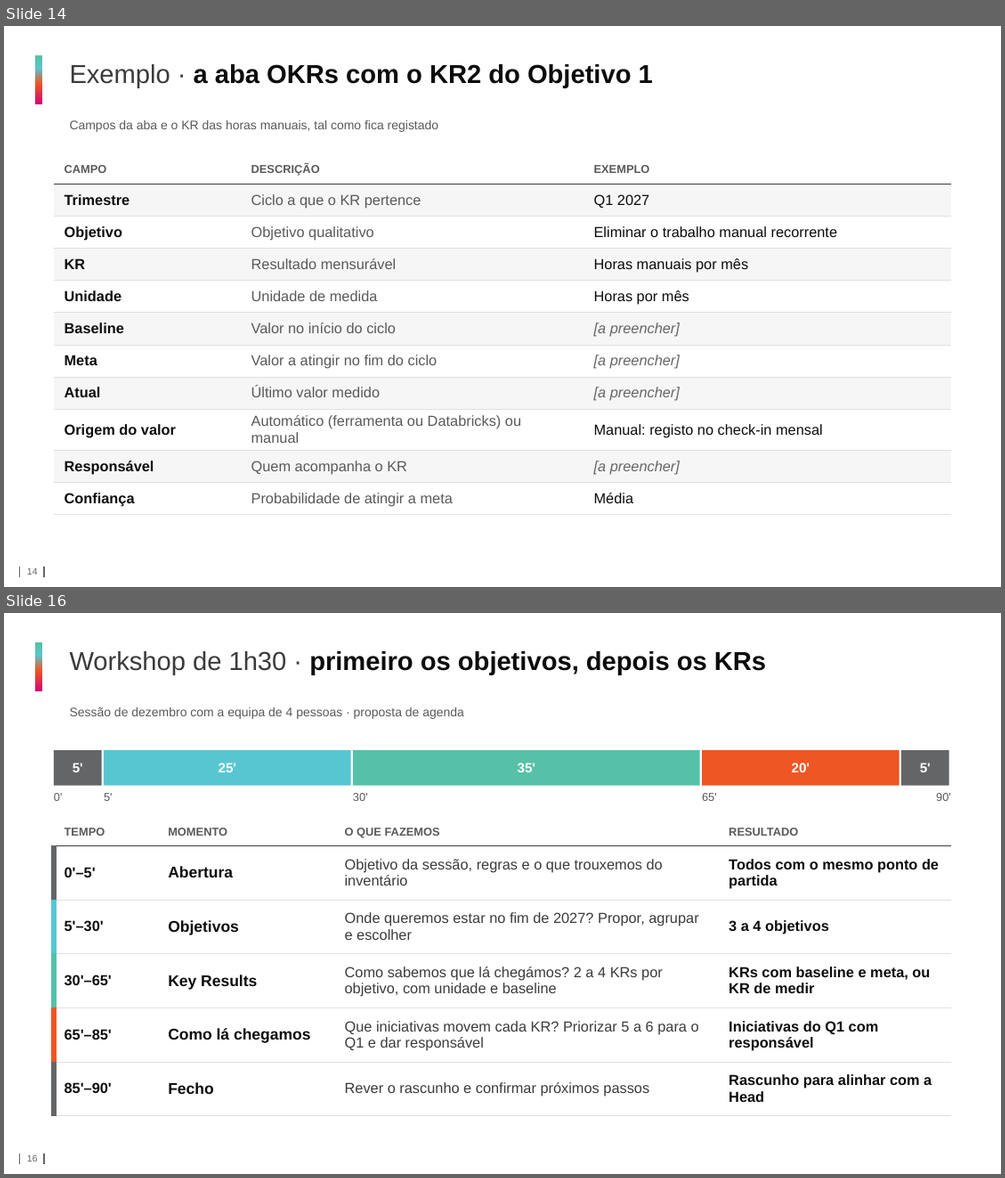
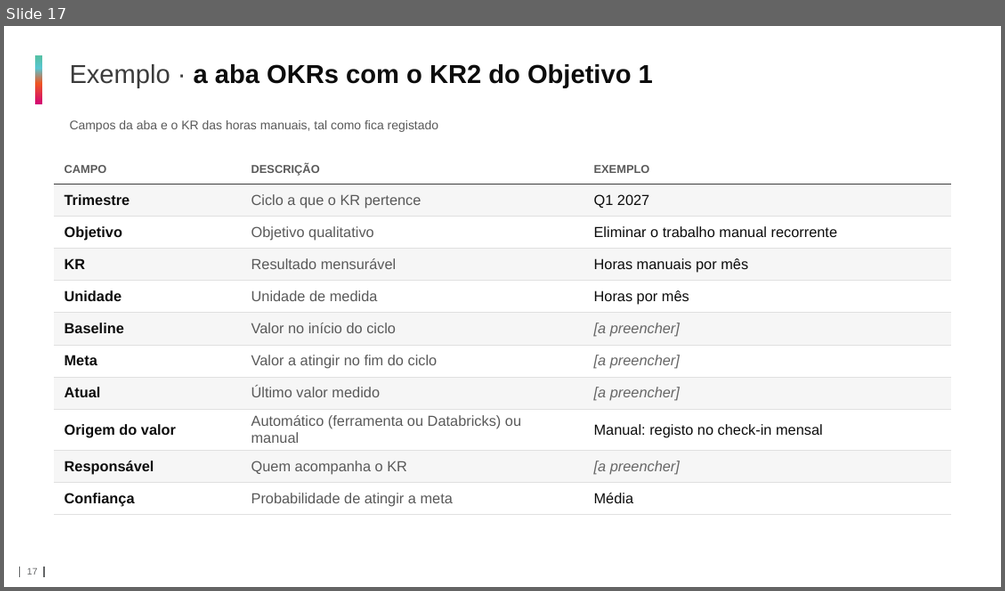
Before and after one commit to nunobatista71193/Databricks, a slide deck: Team OKR's.pptx. Shown one above the other, each under a label of ours: slides 14 and 16 before the commit, slide 17 after it; the slides between them are not shown. The pictures are 1005x1178 and 1005x591 pixels, drawn with LibreOffice and Linux fonts; fonts in the diff are those of the drawing; background and template pictures are left out. Boxes give left, top, right and bottom in pixels: in the first picture for what was removed or moved away, otherwise in the second. Text is boxed around its words. In the diff, an @@ line names an element or a change of style, - is before the commit and + after.

```diff
--- a/Team OKR's.pptx
+++ b/Team OKR's.pptx
@@ slide 16 removed at (4,613,1001,1174), background #FFFFFF; not listed: 4 template elements that a slide beside it also shows @@
@@ text removed at (70,651,766,675) @@
-Workshop de 1h30 · primeiro os objetivos, depois os KRs
@@ text removed at (70,707,464,719) @@
-Sessão de dezembro com a equipa de 4 pessoas · proposta de agenda
@@ rectangle removed at (54,750,102,785) @@
-5'
@@ rectangle removed at (104,750,351,785) @@
-25'
@@ rectangle removed at (353,750,700,785) @@
-35'
@@ rectangle removed at (702,750,899,785) @@
-20'
@@ rectangle removed at (901,750,949,785) @@
-5'
@@ text removed at (54,793,63,801) @@
-0'
@@ text removed at (104,793,113,801) @@
-5'
@@ text removed at (353,793,368,801) @@
-30'
@@ text removed at (702,793,717,801) @@
-65'
@@ text removed at (936,793,951,801) @@
-90'
@@ table removed at (54,819,952,1116), 6 rows, 4 columns @@
-TEMPO | MOMENTO | O QUE FAZEMOS | RESULTADO
-0'–5' | Abertura | Objetivo da sessão, regras e o que trouxemos do inventário | Todos com o mesmo ponto de partida
-5'–30' | Objetivos | Onde queremos estar no fim de 2027? Propor, agrupar e escolher | 3 a 4 objetivos
-30'–65' | Key Results | Como sabemos que lá chegámos? 2 a 4 KRs por objetivo, com unidade e baseline | KRs com baseline e meta, ou KR de medir
-65'–85' | Como lá chegamos | Que iniciativas movem cada KR? Priorizar 5 a 6 para o Q1 e dar responsável | Iniciativas do Q1 com responsável
-85'–90' | Fecho | Rever o rascunho e confirmar próximos passos | Rascunho para alinhar com a Head
@@ what was slide 14 is now slide 17 @@
@@ page number at (27,568,38,574): text changed @@
-14
+17
```
Also in this commit, not shown: 4 slides changed, 2 slides added.
